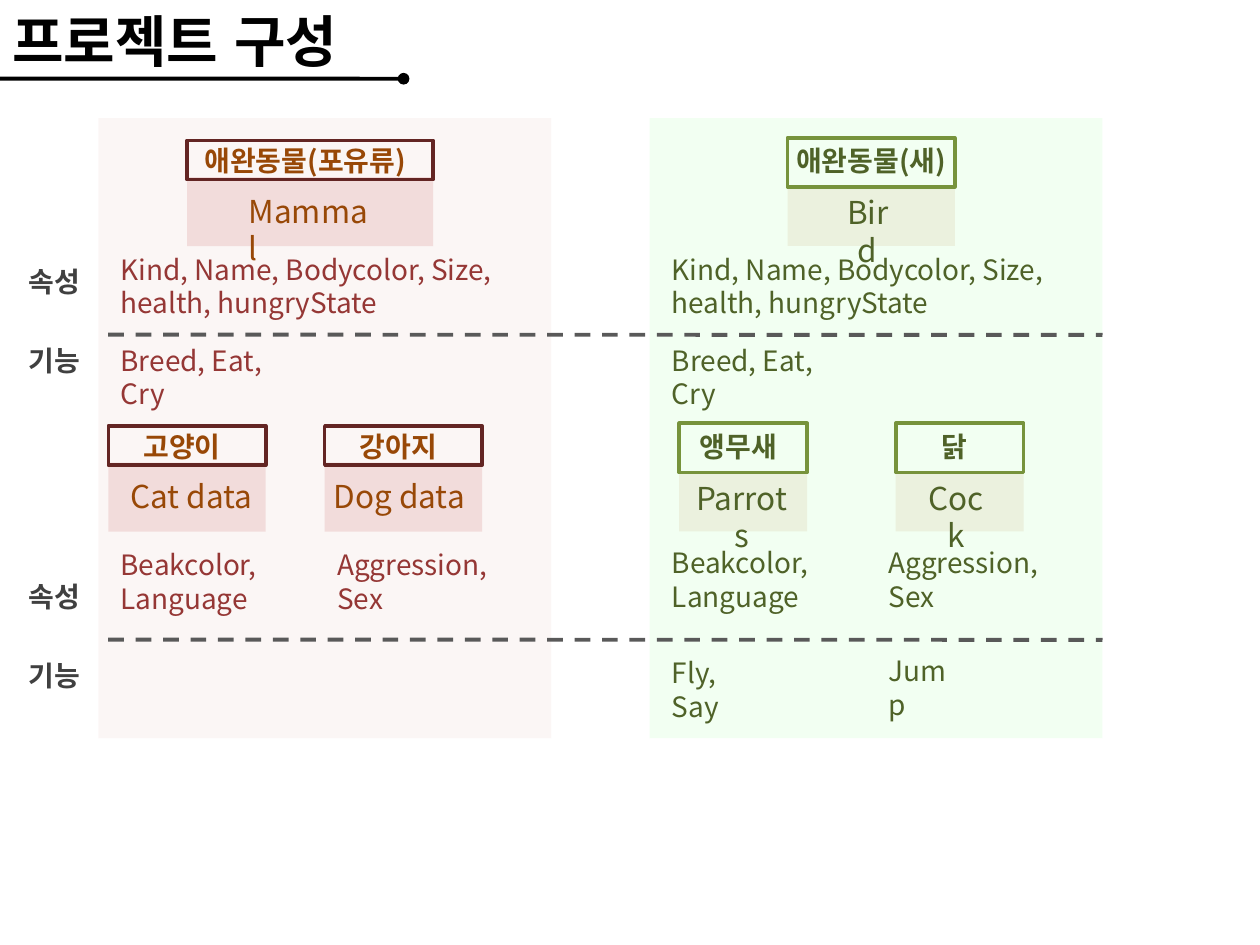
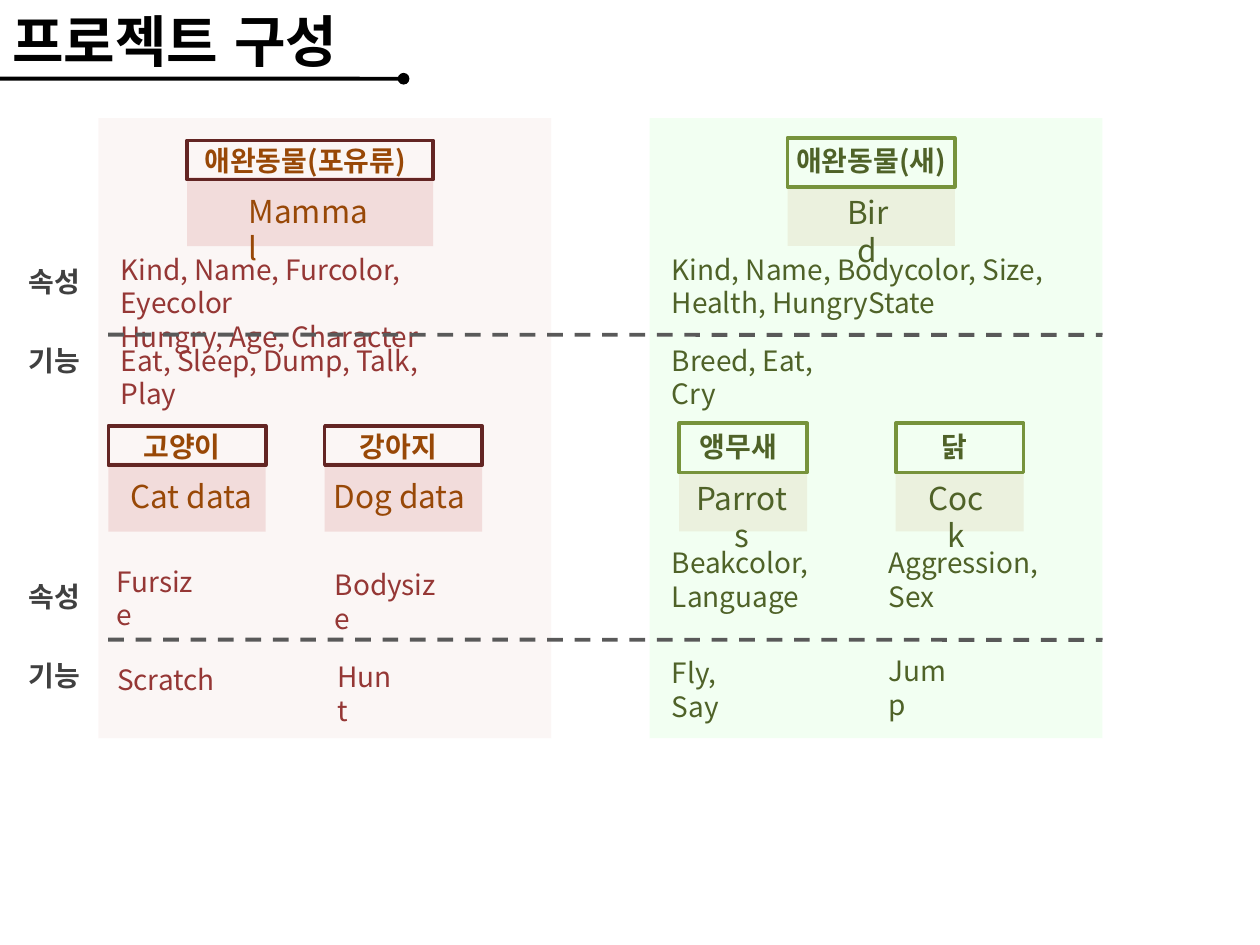
Before and after one commit to wjddlrladnjs/Pet, a slide deck: slide 4 of Pet/WebContent/share/동물농장.pptx. Drawn at 1260x945 pixels with LibreOffice and Linux fonts; fonts in the diff are those of the drawing; background and template pictures are left out. Boxes give left, top, right and bottom in pixels: in the first picture for what was removed or moved away, otherwise in the second. Text is boxed around its words. In the diff, an @@ line names an element or a change of style, - is before the commit and + after.

Commit message:
ppt upload.

```diff
--- a/Pet/WebContent/share/동물농장.pptx
+++ b/Pet/WebContent/share/동물농장.pptx
@@ text at [121, 252, 418, 355]: text changed @@
-Kind, Name, Bodycolor, Size,
-health, hungryState
+Kind, Name, Furcolor, Eyecolor
+Hungry, Age, Character
@@ text at [672, 285, 935, 320]: text changed @@
-health, hungryState
+Health, HungryState
@@ text at [121, 343, 418, 411]: text changed @@
-Breed, Eat, Cry
+Eat, Sleep, Dump, Talk, Play
@@ text at [121, 552, 257, 616]: text changed @@
-Beakcolor,
-Language
+Fursize
@@ text at [337, 553, 487, 610]: text changed @@
-Aggression,
-Sex
+Bodysize
@@ text added at [325, 654, 413, 701], 16 pt, text #953735 @@
+Hunt
@@ text added at [117, 667, 215, 691], 16 pt, text #953735 @@
+Scratch
```
Also in this commit, not shown: 4 other slides changed, 6 slides added, 4 slides removed, 5 other files.
